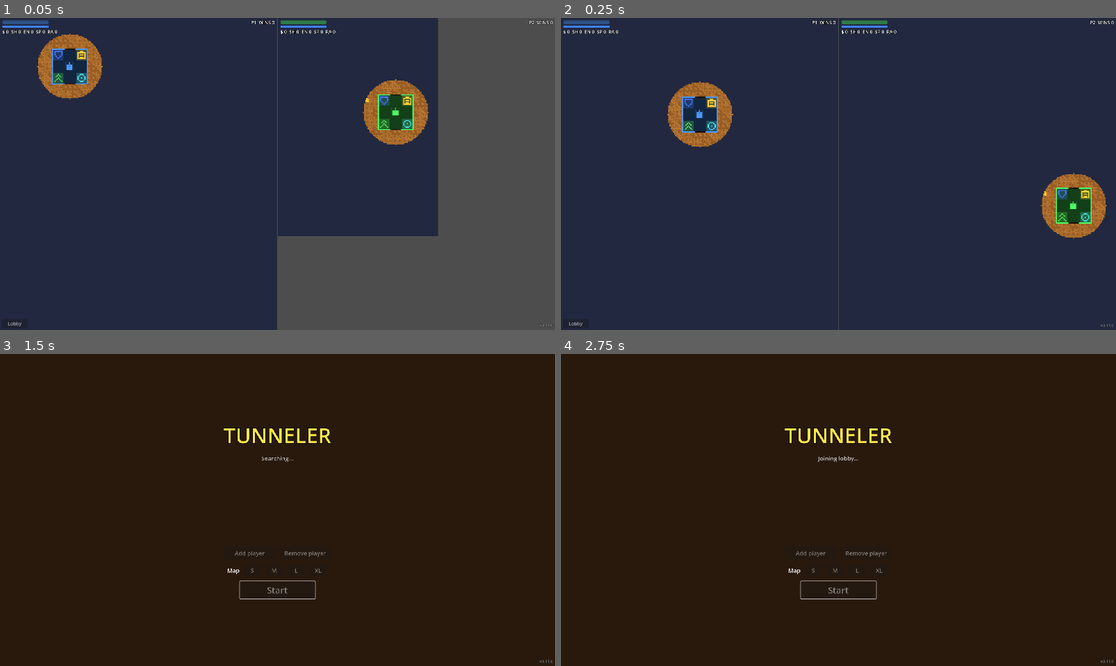
Above: before the commit, frames 1-4 (two rows, left to right).
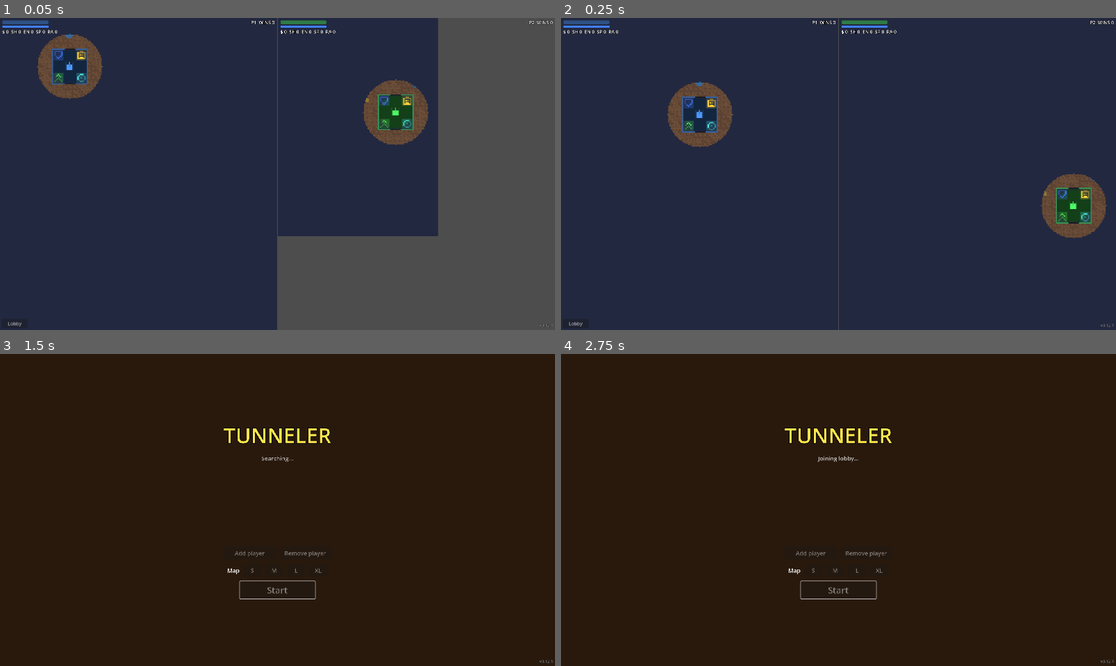
Above: after the commit, the same moments.

Repository: kocmitom/tunelar
Game: Godot game, scene res://scenes/ui/viewport_grid.tscn
Same seed, same stepped clock (60 frames per second), same inputs: the game is played once before the commit and once after it. This scene is started directly instead of the project's main scene.
Inputs:
- Up to frame 1 (0.05 s): no input
- Up to frame 2 (0.25 s): no input
- Up to frame 3 (1.5 s): click "Lobby" at 0.5 s; tap Enter at 1.25, 1.35 s; hold D from 1.28 s (still down)
- Up to frame 4 (2.75 s): tap Space at 1.52, 2, 2.27 s; release D at 2.03 s; hold S from 2.03 s (still down); tap Enter at 2.1 s

The runs differ from the first frame. In frame 1, 2.7% of the frame differs, in the area x 6-100%, y 4-100%; in frame 2, 2.7%; in frame 3, less than 0.1%; in frame 4, less than 0.1%.

Commit message:
Release 0.12.1
Age of Empires 2 style fog of war (explored areas stay visible but dimmed, tanks and bullets hidden), smaller energy nuggets, base recharge that refills any battery size in the same time, and no shooting from inside a base. Covers 0.12.0 and 0.12.1, see CHANGELOG.md.

Diff:
--- a/project.godot
+++ b/project.godot
@@ -5,7 +5,7 @@
 [application]
 
 config/name="Tunneler"
-config/version="0.11.0"
+config/version="0.12.1"
 run/main_scene="res://scenes/ui/lobby.tscn"
 config/features=PackedStringArray("4.7")
 
--- a/scripts/core/game_manager.gd
+++ b/scripts/core/game_manager.gd
@@ -96,8 +96,8 @@
 	bullets_root.name = "Bullets"
 	manager.world_root.add_child(bullets_root)
 	manager.tanks = tanks
+	renderer.bind(terrain)
 	start_round(rng.randi())
-	renderer.bind(terrain)
 
 
 # Map area grows linearly with the player count (640x400 for 2 players, ~1107x692 for 6 on M).
@@ -117,7 +117,7 @@
 		hud.hide_banner()
 	round_over = false
 	manager.show_map(false)
-	manager.reset_fog(map_size)
+	manager.reset_fog(renderer.image)
 	manager.update_cameras()
 	for cam in manager.cameras:
 		cam.reset_physics_interpolation()
--- a/scripts/core/terrain_data.gd
+++ b/scripts/core/terrain_data.gd
@@ -27,7 +27,7 @@
 const GOLD_VALUE := 10
 const ENERGY_COVERAGE := 0.01
 const ENERGY_RADIUS_MIN := 2.0
-const ENERGY_RADIUS_MAX := 6.0
+const ENERGY_RADIUS_MAX := 4.0
 # Battery recharged per dug energy cell, so bigger blobs give more.
 const ENERGY_VALUE := 1.0
 # Slot order spreads the first bases far apart on the 3x2 region grid.
--- a/scripts/render/fog_of_war.gd
+++ b/scripts/render/fog_of_war.gd
@@ -1,14 +1,20 @@
 class_name FogOfWar
 extends Sprite2D
-## One player's fog over the whole world: dark until that player's tank has seen a cell. Uploads at most once per frame.
+## One player's fog over the whole world: dark until that player's tank has seen a cell, then the terrain as last seen, dimmed.
+## Only the tank's current view circle is clear, so tanks and bullets elsewhere stay hidden. Uploads at most once per frame.
 
 # The revealed circle is this many tank sizes across.
 const REVEAL_TANK_SIZES := 4
 # The first reveal of a round is this much wider than the driving reveal.
 const SPAWN_REVEAL_SCALE := 2
 const COLOR_FOG := Color8(34, 40, 64)
+# How far explored terrain is blended toward COLOR_FOG.
+const EXPLORED_DIM := 0.5
 
 var image: Image
+var terrain_image: Image
+var _view_center := Vector2i.ZERO
+var _view_radius := -1
 var _dirty := false
 
 
@@ -17,10 +23,12 @@
 	z_index = 10
 
 
-func reset(size: Vector2i) -> void:
-	image = Image.create(size.x, size.y, false, Image.FORMAT_RGBA8)
+func reset(terrain: Image) -> void:
+	terrain_image = terrain
+	image = Image.create(terrain.get_width(), terrain.get_height(), false, Image.FORMAT_RGBA8)
 	image.fill(COLOR_FOG)
 	texture = ImageTexture.create_from_image(image)
+	_view_radius = -1
 	_dirty = false
 
 
@@ -31,14 +39,24 @@
 
 
 func reveal(center: Vector2, radius: int) -> void:
-	var cx := roundi(center.x)
-	var cy := roundi(center.y)
+	var c := Vector2i(roundi(center.x), roundi(center.y))
+	if c == _view_center and radius == _view_radius:
+		return
 	var r2 := radius * radius
-	for y in range(maxi(cy - radius, 0), mini(cy + radius, image.get_height() - 1) + 1):
-		for x in range(maxi(cx - radius, 0), mini(cx + radius, image.get_width() - 1) + 1):
-			if (x - cx) * (x - cx) + (y - cy) * (y - cy) <= r2 and image.get_pixel(x, y).a > 0.0:
+	# Cells leaving the view keep the terrain as it was last seen.
+	var old_r2 := _view_radius * _view_radius
+	for y in range(maxi(_view_center.y - _view_radius, 0), mini(_view_center.y + _view_radius, image.get_height() - 1) + 1):
+		for x in range(maxi(_view_center.x - _view_radius, 0), mini(_view_center.x + _view_radius, image.get_width() - 1) + 1):
+			if (Vector2i(x, y) - _view_center).length_squared() <= old_r2 and (Vector2i(x, y) - c).length_squared() > r2:
+				image.set_pixel(x, y, terrain_image.get_pixel(x, y).lerp(COLOR_FOG, EXPLORED_DIM))
+				_dirty = true
+	for y in range(maxi(c.y - radius, 0), mini(c.y + radius, image.get_height() - 1) + 1):
+		for x in range(maxi(c.x - radius, 0), mini(c.x + radius, image.get_width() - 1) + 1):
+			if (x - c.x) * (x - c.x) + (y - c.y) * (y - c.y) <= r2 and image.get_pixel(x, y).a > 0.0:
 				image.set_pixel(x, y, Color.TRANSPARENT)
 				_dirty = true
+	_view_center = c
+	_view_radius = radius
 
 
 static func reveal_radius(tank_radius: int) -> int:
--- a/scripts/tank/tank.gd
+++ b/scripts/tank/tank.gd
@@ -66,8 +66,9 @@
 		return
 	var cell := Vector2i(global_position.round())
 	var recharge := ENERGY_REGEN_PASSIVE
-	if terrain.base_rects.any(func(rect: Rect2i) -> bool: return rect.has_point(cell)):
-		recharge += ENERGY_RECHARGE_BASE
+	if _in_base():
+		# Scaled by battery size so any battery refills in the same time.
+		recharge += ENERGY_RECHARGE_BASE * max_energy() / MAX_ENERGY
 		shields = minf(max_shields(), shields + SHIELD_RECHARGE_BASE * delta)
 	energy = minf(max_energy(), energy + recharge * delta)
 	var pad := TerrainData.pad_at(home_rect, cell)
@@ -75,6 +76,11 @@
 		_pad = pad
 		if pad >= 0:
 			try_upgrade(pad)
+
+
+func _in_base() -> bool:
+	var cell := Vector2i(global_position.round())
+	return terrain.base_rects.any(func(rect: Rect2i) -> bool: return rect.has_point(cell))
 
 
 func try_upgrade(upgrade: int) -> bool:
@@ -136,7 +142,7 @@
 
 
 func try_fire() -> bool:
-	if is_dead or energy < ENERGY_COST_FIRE or fire_cooldown > 0.0:
+	if is_dead or energy < ENERGY_COST_FIRE or fire_cooldown > 0.0 or _in_base():
 		return false
 	energy -= ENERGY_COST_FIRE
 	fire_cooldown = FIRE_COOLDOWN
--- a/scripts/ui/viewport_manager.gd
+++ b/scripts/ui/viewport_manager.gd
@@ -83,10 +83,10 @@
 		fogs.append(fog)
 
 
-func reset_fog(map_size: Vector2i) -> void:
+func reset_fog(terrain: Image) -> void:
 	for i in fogs.size():
 		var tank := tanks[slots[i]]
-		fogs[i].reset(map_size)
+		fogs[i].reset(terrain)
 		fogs[i].visible = true
 		fogs[i].reveal(tank.global_position, FogOfWar.SPAWN_REVEAL_SCALE * tank.reveal_radius())
 
--- a/tests/integration/test_round_loop.gd
+++ b/tests/integration/test_round_loop.gd
@@ -79,6 +79,8 @@
 
 func test_input_drives_fire() -> void:
 	var gm := _make_game(2)
+	# Bases block firing.
+	gm.tanks[0].position.y = gm.tanks[0].home_rect.position.y - 5
 	_press(gm, KEY_SPACE, true)
 	gm.step()
 	_press(gm, KEY_SPACE, false)
--- a/tests/integration/test_ticks.gd
+++ b/tests/integration/test_ticks.gd
@@ -43,6 +43,8 @@
 
 func test_tap_between_ticks_fires_once() -> void:
 	var gm := _make_game(2)
+	# Bases block firing.
+	gm.tanks[0].position.y = gm.tanks[0].home_rect.position.y - 5
 	var shots := [0]
 	gm.tanks[0].fired.connect(func(_t: Tank) -> void: shots[0] += 1)
 	_press(gm, KEY_SPACE, true)
@@ -57,6 +59,7 @@
 
 func test_simulate_with_synthetic_inputs() -> void:
 	var gm := _make_game(2)
+	gm.tanks[0].position.y = gm.tanks[0].home_rect.position.y - 5
 	var x0 := gm.tanks[0].position.x
 	var p1 := gm.tanks[1].position
 	var idle := {"move": Vector2.ZERO, "fire": false}
--- a/tests/unit/test_combat.gd
+++ b/tests/unit/test_combat.gd
@@ -101,6 +101,9 @@
 	tank.tick(1.0)
 	check(not tank.try_fire(), "not enough energy")
 	check_eq(shots[0], 2, "fired signal per shot")
+	tank.energy = Tank.MAX_ENERGY
+	terrain.base_rects = [Rect2i(90, 90, 21, 21)]
+	check(not tank.try_fire(), "no firing inside a base")
 	tank.free()
 
 
--- a/tests/unit/test_fog_of_war.gd
+++ b/tests/unit/test_fog_of_war.gd
@@ -7,9 +7,18 @@
 	return fog.image.get_pixel(roundi(pos.x), roundi(pos.y)).a == 0.0
 
 
-func test_reveal_circle_stays_revealed() -> void:
+# Explored but out of view: the terrain as last seen, dimmed.
+func _explored(fog: FogOfWar, pos: Vector2) -> bool:
+	var p := Vector2i(roundi(pos.x), roundi(pos.y))
+	var d := fog.image.get_pixelv(p) - fog.terrain_image.get_pixelv(p).lerp(FogOfWar.COLOR_FOG, FogOfWar.EXPLORED_DIM)
+	return maxf(maxf(absf(d.r), absf(d.g)), maxf(absf(d.b), absf(d.a))) < 0.01
+
+
+func test_reveal_circle_stays_explored() -> void:
 	var fog := FogOfWar.new()
-	fog.reset(Vector2i(100, 100))
+	var terrain := Image.create(100, 100, false, Image.FORMAT_RGBA8)
+	terrain.fill(TerrainRenderer.DIRT_COLORS[0])
+	fog.reset(terrain)
 	var r := FogOfWar.reveal_radius(3)
 	check_eq(r, 14, "4 tank sizes across")
 	check(not _revealed(fog, Vector2(50, 50)), "starts dark")
@@ -19,9 +28,12 @@
 	check(not _revealed(fog, Vector2(50 + r + 1, 50)), "outside the circle stays dark")
 	check(not _revealed(fog, Vector2(60, 60)), "circle, not square")
 	fog.reveal(Vector2(80, 80), r)
-	check(_revealed(fog, Vector2(50, 50)), "explored area stays revealed")
+	check(_explored(fog, Vector2(50, 50)), "left area shows dimmed terrain")
+	check(not _explored(fog, Vector2(20, 20)), "unexplored area stays dark")
+	check(_revealed(fog, Vector2(80, 80)), "new view is clear")
 	fog.reveal(Vector2(0, 0), r)
 	check(_revealed(fog, Vector2(0, 0)), "reveal clipped at the map edge")
+	check(_explored(fog, Vector2(80, 80)), "previous view becomes explored")
 	fog.free()
 
 
@@ -34,13 +46,13 @@
 	var fog1 := manager.fogs[1]
 	check(_revealed(fog0, gm.tanks[0].global_position), "P1 sees around its tank")
 	var spawn_r := gm.tanks[0].reveal_radius()
-	check(_revealed(fog0, gm.tanks[0].global_position + Vector2(spawn_r * 1.5, 0)), "spawn reveal is wider")
+	check(_explored(fog0, gm.tanks[0].global_position + Vector2(spawn_r * 1.5, 0)), "spawn reveal is wider, as explored map")
 	check(not _revealed(fog0, gm.tanks[1].global_position), "P1 does not see P2's base")
 	check(_revealed(fog1, gm.tanks[1].global_position), "P2 sees around its tank")
 	check(manager.viewports[0].canvas_cull_mask & fog0.visibility_layer != 0, "viewport 1 draws fog 1")
 	check(manager.viewports[0].canvas_cull_mask & fog1.visibility_layer == 0, "viewport 1 skips fog 2")
 	fog0.reveal(Vector2(5, 5), 3)
 	gm.start_round(gm.terrain.map_seed + 1)
-	check(not _revealed(fog0, Vector2(5, 5)), "new round resets the fog")
+	check(not _revealed(fog0, Vector2(5, 5)) and not _explored(fog0, Vector2(5, 5)), "new round resets the fog")
 	check(_revealed(fog0, gm.tanks[0].global_position), "new round reveals the new spawn")
 	manager.free()
--- a/tests/unit/test_tank_mechanics.gd
+++ b/tests/unit/test_tank_mechanics.gd
@@ -241,6 +241,9 @@
 	tank.tick(20.0)
 	check_eq(tank.energy, Tank.MAX_ENERGY * 2.0, "two energy levels double the battery")
 	check_eq(tank.shields, Tank.MAX_SHIELDS + 2, "two shield levels add two shields")
+	tank.energy = 0.0
+	tank.tick(1.0)
+	check_near(tank.energy, 2.0 * Tank.ENERGY_RECHARGE_BASE + Tank.ENERGY_REGEN_PASSIVE, 0.001, "a bigger battery refills in the same time")
 	tank.free()
 
 
Not shown, changed: CHANGELOG.md
